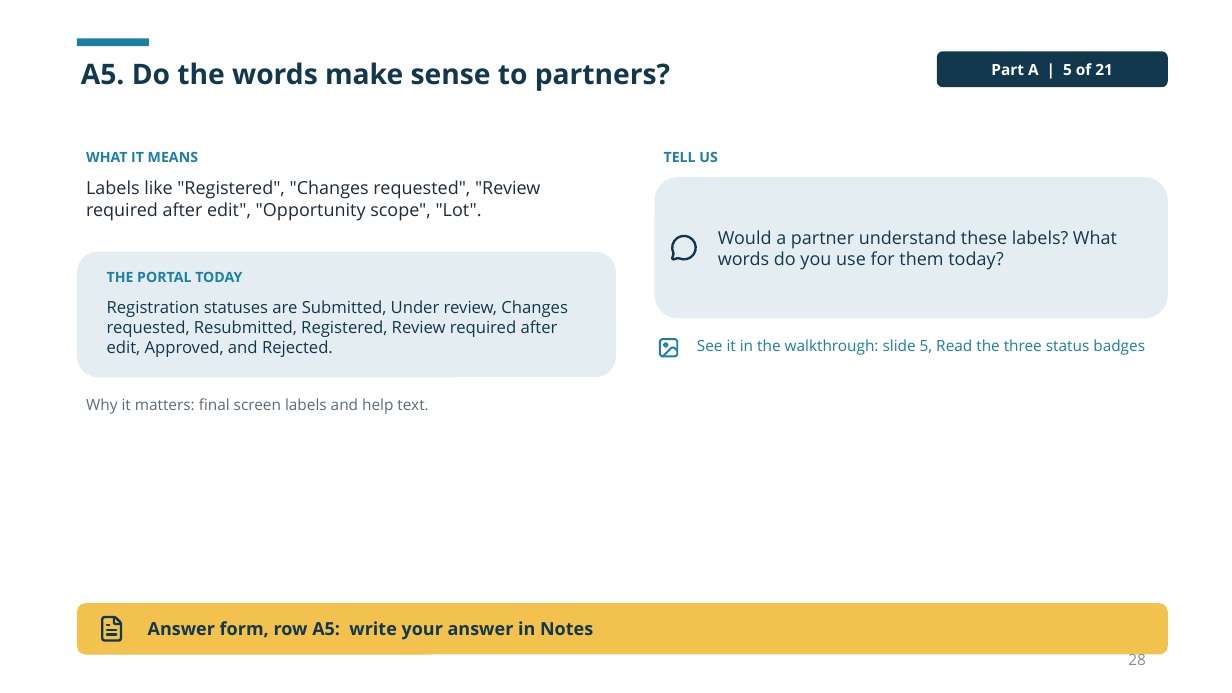
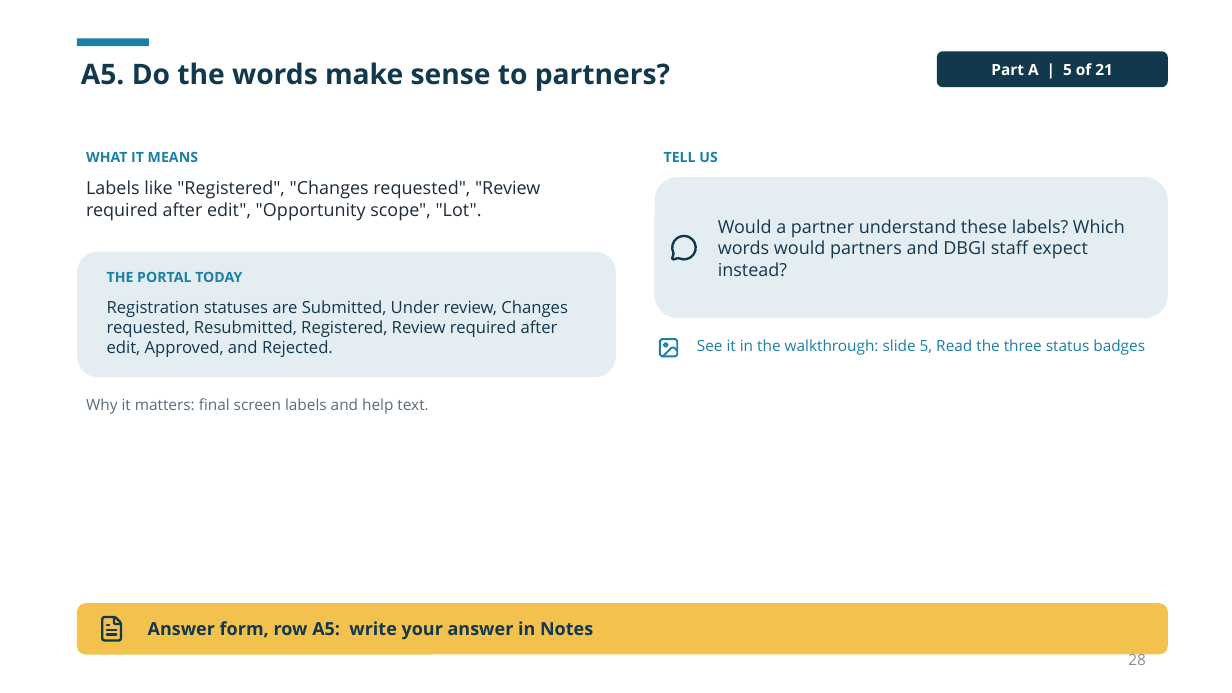
Before and after one commit to dbsuarez/dbgi-deal-registration-portal, a slide deck: slide 28 of docs/guides/Portal User Guide/Using the DBGI Portal.pptx. Drawn at 1232x693 pixels with LibreOffice and Linux fonts; fonts in the diff are those of the drawing. Boxes give left, top, right and bottom in pixels: in the first picture for what was removed or moved away, otherwise in the second. Text is boxed around its words. In the diff, an @@ line names an element or a change of style, - is before the commit and + after.

```diff
--- a/docs/guides/Portal User Guide/Using the DBGI Portal.pptx
+++ b/docs/guides/Portal User Guide/Using the DBGI Portal.pptx
@@ text in rounded rectangle at box(718, 219, 1125, 277): text changed @@
-Would a partner understand these labels? What words do you use for them today?
+Would a partner understand these labels? Which words would partners and DBGI staff expect instead?
```
Also in this commit, not shown: 2 other slides changed, 1 slide added, 1 slide removed, 7 other files.
